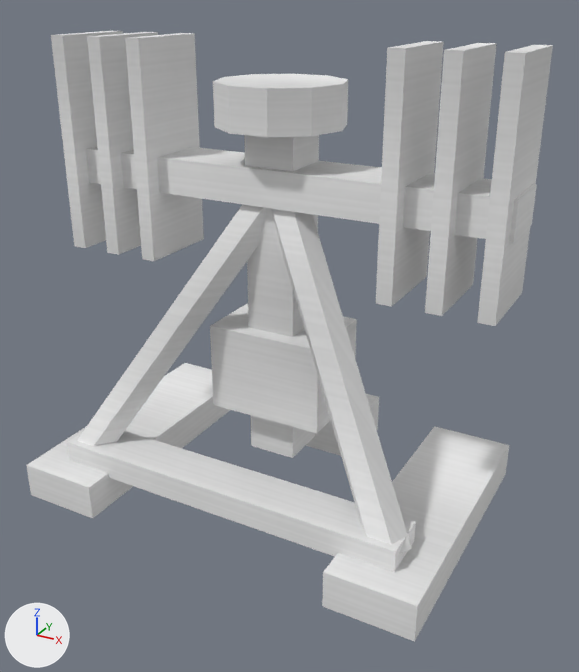
The OBJ model Models/band_node.obj as it was, and as the next commit left it.
The view is the same before and after, from a 50 mm camera at (1.39, -2.42, 1.87) aimed at (0.08, -0.03, 0.68). The lights are fixed; the arrows at lower left show +X, +Y and +Z. The older version comes first. Where no turn or scale is listed for an object, it has been applied to the vertices.

In view in the first picture: 'band_node'.
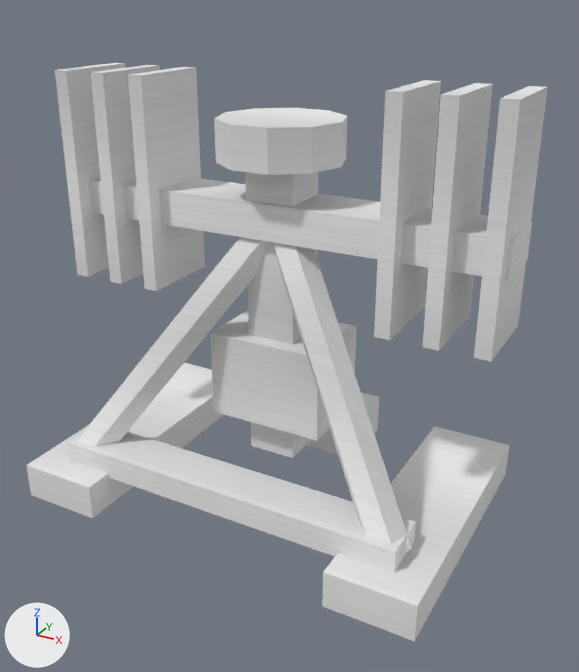
Where the change shows, as pixel boxes (x1, y1, x2, y2) in the pictures (579 x 672 px; the box of a moved part takes in the faces that stretch with it):
'band_node', reshaped: before (26, 31, 553, 642); after (26, 63, 548, 642)
part 1 of me_band_node, moved or reshaped: before (86, 146, 537, 243); after (89, 177, 532, 281)
part 2 of me_band_node, moved or reshaped: before (125, 33, 204, 261); after (128, 67, 205, 291)
part 3 of me_band_node, moved or reshaped: before (87, 32, 158, 255); after (90, 65, 160, 284)
part 4 of me_band_node, moved or reshaped: before (51, 31, 123, 248); after (55, 63, 125, 277)
part 5 of me_band_node, moved or reshaped: before (376, 41, 444, 307); after (374, 80, 441, 340)
part 6 of me_band_node, moved or reshaped: before (425, 43, 497, 316); after (422, 83, 493, 351)
part 7 of me_band_node, moved or reshaped: before (477, 45, 553, 326); after (474, 86, 548, 362)
part 8 of me_band_node, moved or reshaped: before (213, 74, 348, 137); after (214, 108, 347, 175)
part 9 of me_band_node, moved or reshaped: before (210, 303, 357, 434); after (210, 310, 357, 441)
part 10 of me_band_node, moved or reshaped: before (77, 135, 412, 554); after (78, 172, 412, 554)

What the commit changed:
me_band_node is used by ob_band_node; location (0.0, 0.0, 0.0).
me_band_node had 160 vertices, 252 faces and spanned x -0.86..0.86, y -0.56..0.58, z 0.0..1.7.
me_band_node now has 160 vertices, 252 faces and spans x -0.86..0.86, y -0.56..0.58, z 0.0..1.58.
me_band_node part 1: the loose piece of 8 vertices spanning x -0.86..0.86, y -0.07..0.16, z 1.16..1.29 is moved by (0.0, 0.0, -0.12).
me_band_node part 2: the loose piece of 8 vertices spanning x -0.51..-0.45, y -0.13..0.2, z 0.91..1.7 is moved by (0.0, 0.0, -0.12).
me_band_node part 3: the loose piece of 8 vertices spanning x -0.68..-0.62, y -0.13..0.2, z 0.91..1.7 is moved by (0.0, 0.0, -0.12).
me_band_node part 4: the loose piece of 8 vertices spanning x -0.85..-0.79, y -0.13..0.2, z 0.91..1.7 is moved by (0.0, 0.0, -0.12).
me_band_node part 5: the loose piece of 8 vertices spanning x 0.45..0.51, y -0.13..0.2, z 0.91..1.7 is moved by (0.0, 0.0, -0.12).
me_band_node part 6: the loose piece of 8 vertices spanning x 0.62..0.68, y -0.13..0.2, z 0.91..1.7 is moved by (0.0, 0.0, -0.12).
me_band_node part 7: the loose piece of 8 vertices spanning x 0.79..0.85, y -0.13..0.2, z 0.91..1.7 is moved by (0.0, 0.0, -0.12).
me_band_node part 8: the loose piece of 20 vertices spanning x -0.23..0.23, y -0.17..0.27, z 1.42..1.57 is moved by (0.0, 0.0, -0.12).
me_band_node part 9: the loose piece of 8 vertices spanning x -0.23..0.23, y -0.1..0.23, z 0.34..0.68 is moved by (0.0, 0.0, -0.03).
me_band_node part 10: all 22 vertices in x -0.09..0.09, y -0.04..0.15, z 1.19..1.5 are moved by (0.0, 0.0, -0.12).
